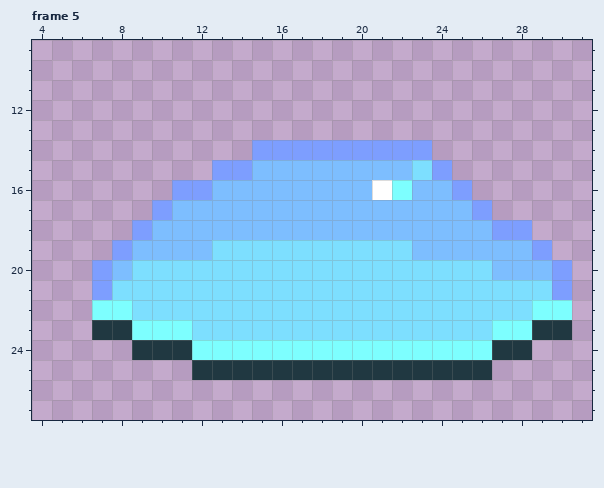
Pixel-art file: workfiles/topdownshooter/pixel_blob_walk.ase. Above, as it was before the edit.
32x32 pixels, 9 frames. Shown: frame 5: x 4..31, y 9..27. The commit also changed other frames, which this record leaves out.
And afterwards:
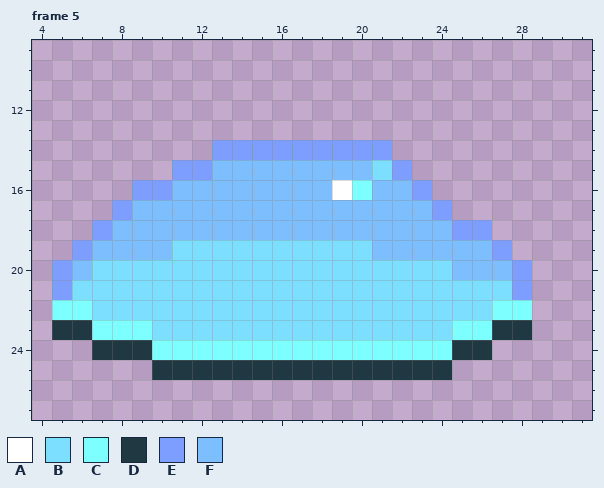
Palette (. is transparent): A #ffffff  B #7ddfff  C #7dffff  D #203841  E #7d9eff  F #7dbeff
Changes in this commit:
Frame 5:
The author changed colour F to colour A in row 16 at x 19.
Colour B now appears in row 21 at x 6.
The author changed colour C to colour B in row 22 at x 7 to 8; in row 23 at x 10 to 11.
The author changed colour E to colour B in rows 20 to 21 at x 7.
The author changed colour F to colour B in row 15 at x 21; in row 19 at x 11 to 12; in row 20 at x 8.
Colour C now appears in row 22 at x 5 to 6.
The author changed colour B to colour C in row 22 at x 27 to 28; in row 23 at x 25 to 26.
The author changed colour D to colour C in row 23 at x 7 to 8; in row 24 at x 10 to 11.
The author changed colour F to colour C in row 16 at x 20.
Colour D now appears in row 23 at x 5 to 6; in row 24 at x 7 to 8; in row 25 at x 10 to 11.
The author changed colour C to colour D in row 23 at x 27 to 28; in row 24 at x 25 to 26.
Colour E now appears in row 14 at x 13 to 14; in row 15 at x 11 to 12; in row 16 at x 9 to 10; in row 17 at x 8; in row 18 at x 7; in row 19 at x 6.
Colour E now appears in rows 20 to 21 at x 5.
The author changed colour B to colour E in row 21 at x 28.
The author changed colour F to colour E in row 15 at x 22; in row 16 at x 23; in row 17 at x 24; in row 18 at x 25 to 26; in row 19 at x 27; in row 20 at x 28.
Colour F now appears in row 17 at x 9; in row 18 at x 8; in row 19 at x 7; in row 20 at x 6.
The author changed colour A to colour F in row 16 at x 21.
The author changed colour B to colour F in row 19 at x 21 to 22; in row 20 at x 25 to 26.
The author changed colour C to colour F in row 16 at x 22.
The author changed colour E to colour F in row 15 at x 13 to 14; in row 16 at x 11 to 12; in row 17 at x 10; in row 18 at x 9; in row 19 at x 8.
Colour B is gone in row 15 at x 23; in row 21 at x 29.
Colour C is gone in row 22 at x 29 to 30.
Colour D is gone in row 23 at x 29 to 30; in row 24 at x 27 to 28; in row 25 at x 25 to 26.
Colour E is gone in row 14 at x 22 to 23; in row 15 at x 24; in row 16 at x 25; in row 17 at x 26; in row 18 at x 27 to 28; in row 19 at x 29.
Colour E is gone in rows 20 to 21 at x 30.
Colour F is gone in row 16 at x 24; in row 17 at x 25; in row 19 at x 28; in row 20 at x 29.
Pixel boxes of the changes (left, top, right, bottom) in both pictures:
changed: (52, 140, 252, 380)
changed: (332, 140, 572, 380)
